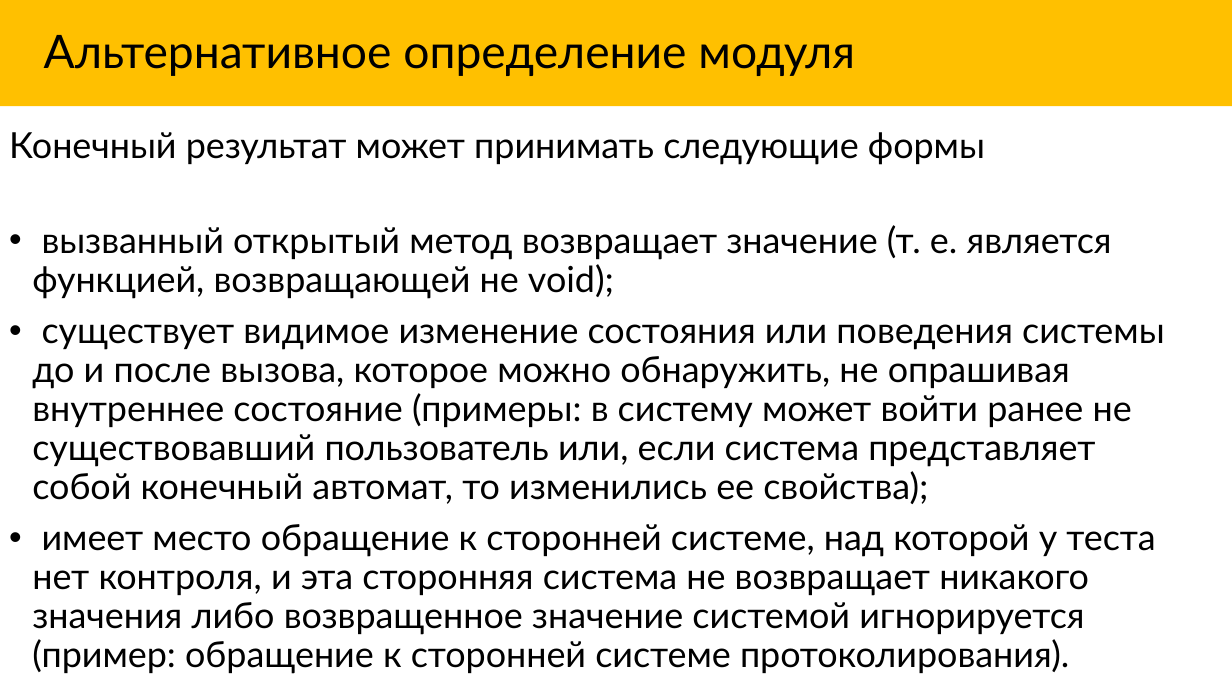
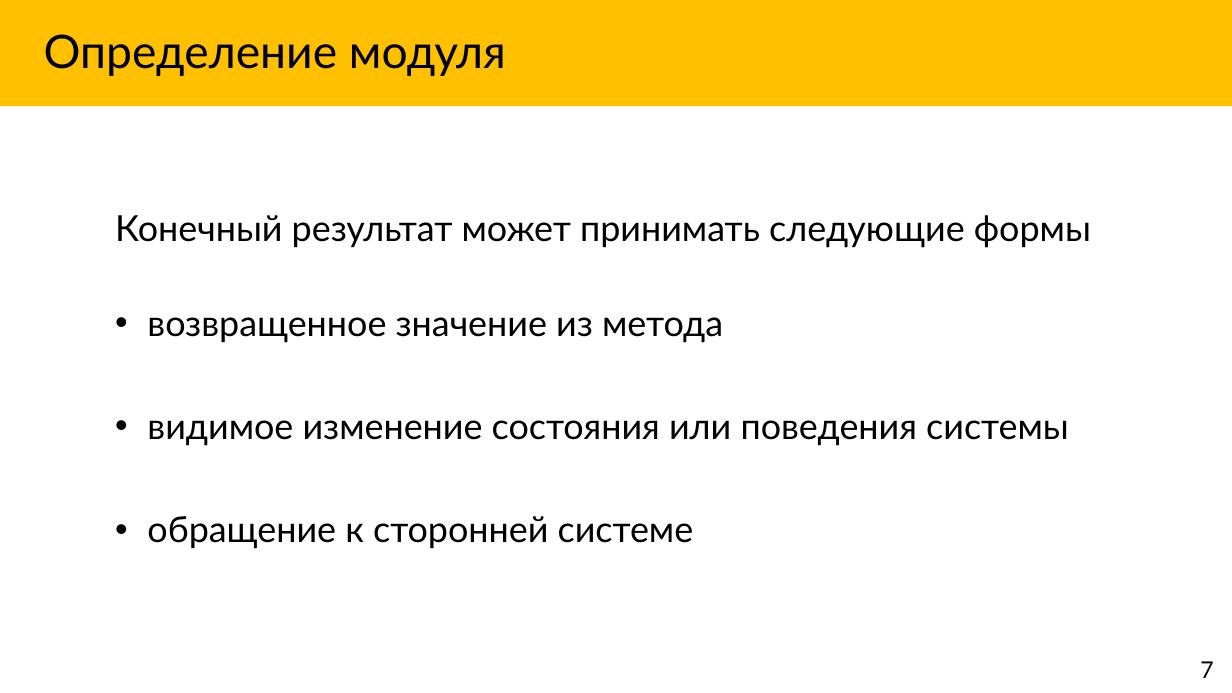
Before and after one commit to Markeli/BugsStrikesBack, a slide deck: slide 6 of docs/Markelow.UnitTests.pptx (slide 7 before the commit). Drawn at 1232x693 pixels with LibreOffice and Linux fonts; fonts in the diff are those of the drawing. Boxes give left, top, right and bottom in pixels: in the first picture for what was removed or moved away, otherwise in the second. Text is boxed around its words. In the diff, an @@ line names an element or a change of style, - is before the commit and + after.

```diff
--- a/docs/Markelow.UnitTests.pptx
+++ b/docs/Markelow.UnitTests.pptx
@@ title at [44, 34, 506, 76]: text changed @@
-Альтернативное определение модуля
+Определение модуля
@@ text "Конечный результат может принимать следующие ...": place and size @@
-text "Конечный результат может принимать следующие ..." at [9, 132, 1165, 674]
+text "Конечный результат может принимать следующие ..." at [115, 215, 1091, 549]
@@ text at [147, 317, 1069, 549]: text changed @@
-• вызванный открытый метод возвращает значение (т. е. является функцией, возвращающей не void);
-• существует видимое изменение состояния или поведения системы до и после вызова, которое можно обнаружить, не опрашивая внутреннее состояние (примеры: в систему может войти ранее не существовавший пользователь или, если система представляет собой конечный автомат, то изменились ее свойства);
-• имеет место обращение к сторонней системе, над которой у теста нет контроля, и эта сторонняя система не возвращает никакого значения либо возвращенное значение системой игнорируется (пример: обращение к сторонней системе протоколирования).
+• возвращенное значение из метода
+• видимое изменение состояния или поведения системы
+• обращение к сторонней системе
@@ text added at [1200, 661, 1213, 678], 18 pt, text #000000 @@
+7
```
Also in this commit, not shown: 24 other slides changed, 4 slides added, 3 slides removed, 15 other files.
